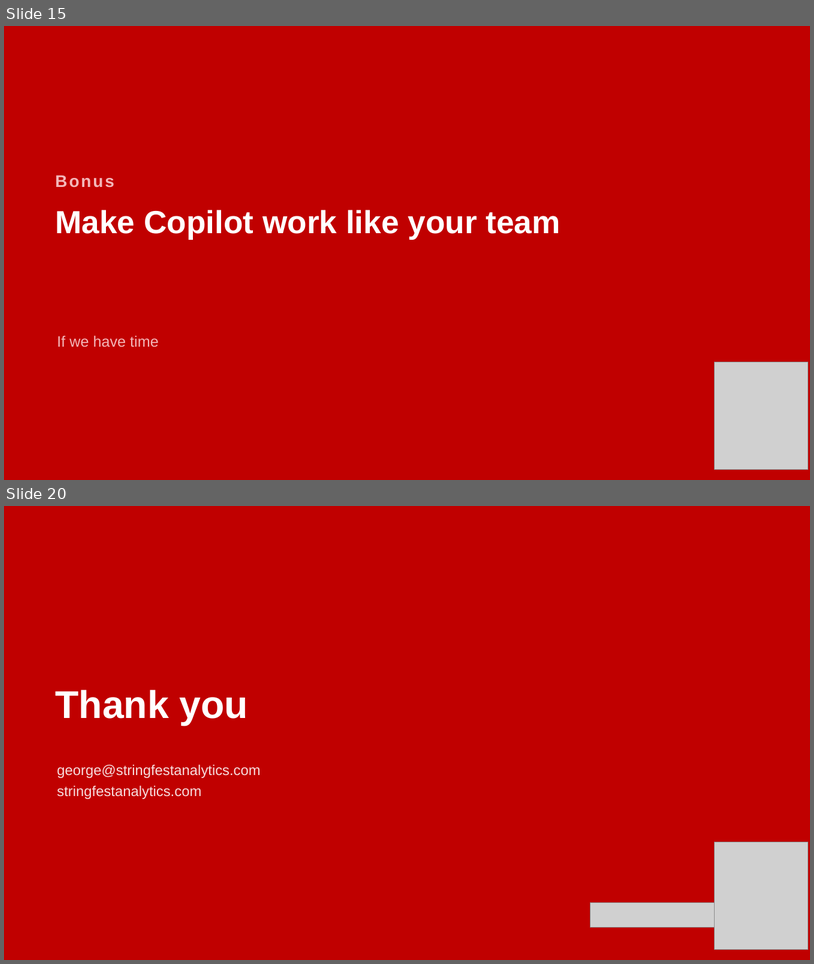
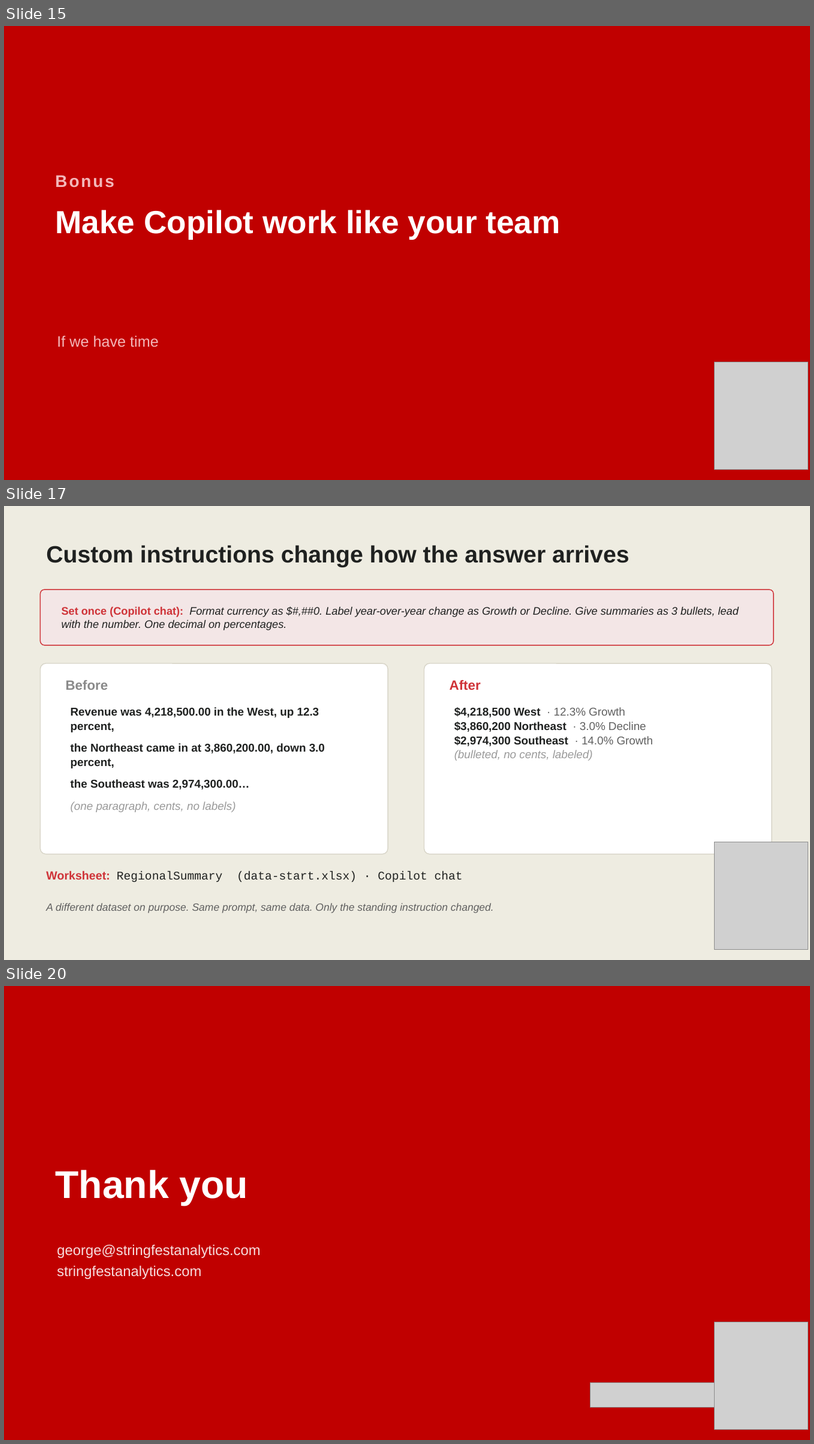
Before and after one commit to stringfestdata/iofm-august-2026, a slide deck: AI-in-Excel-for-Finance-IOFM.pptx. Shown one above the other, each under a label of ours: slides 15 and 20 before the commit, slides 15, 17 and 20 after it; the slides between them are not shown. The pictures are 814x964 and 814x1444 pixels, drawn with LibreOffice and Linux fonts; fonts in the diff are those of the drawing; grey boxes stand for pictures. Boxes give left, top, right and bottom in pixels: in the first picture for what was removed or moved away, otherwise in the second. Text is boxed around its words. In the diff, an @@ line names an element or a change of style, - is before the commit and + after.

```diff
--- a/AI-in-Excel-for-Finance-IOFM.pptx
+++ b/AI-in-Excel-for-Finance-IOFM.pptx
@@ slide 17 added at box(4, 506, 810, 960), background #EEECE1 @@
@@ text added at box(46, 545, 629, 567), 28 pt, text #1F2120, bold @@
+Custom instructions change how the answer arrives
@@ rounded rectangle added at box(40, 589, 774, 645), fill #F3E6E6, outline #CF3338 1 pt @@
@@ text added at box(62, 606, 739, 630), 13 pt, text #1F2120, italic @@
+Set once (Copilot chat): Format currency as $#,##0. Label year-over-year change as Growth or Decline. Give summaries as 3 bullets, lead with the number. One decimal on percentages.
@@ rounded rectangle added at box(40, 663, 388, 854), fill #FFFFFF, outline #D8D5C8 1 pt @@
@@ rounded rectangle added at box(425, 663, 772, 854), fill #FFFFFF, outline #D8D5C8 1 pt @@
@@ text added at box(66, 680, 108, 690), 16 pt, text #8A8A8A, bold @@
+Before
@@ text added at box(450, 680, 481, 690), 16 pt, text #CF3338, bold @@
+After
@@ text added at box(71, 707, 325, 812), 13.5 pt, text #1F2120, bold @@
+Revenue was 4,218,500.00 in the West, up 12.3 percent,
+the Northeast came in at 3,860,200.00, down 3.0 percent,
+the Southeast was 2,974,300.00…
+(one paragraph, cents, no labels)
@@ text added at box(455, 707, 654, 760), 13.5 pt, text #1F2120 @@
+$4,218,500 West · 12.3% Growth
+$3,860,200 Northeast · 3.0% Decline
+$2,974,300 Southeast · 14.0% Growth
+(bulleted, no cents, labeled)
@@ picture added at box(715, 842, 809, 949) @@
@@ text added at box(46, 870, 463, 882), 14 pt, text #1F2120 @@
+Worksheet: RegionalSummary (data-start.xlsx) · Copilot chat
@@ text added at box(46, 903, 494, 913), 12.5 pt, text #606060, italic @@
+A different dataset on purpose. Same prompt, same data. Only the standing instruction changed.
```
Also in this commit, not shown: 4 slides changed, 1 other slide added, 2 slides removed, 17 other files.
